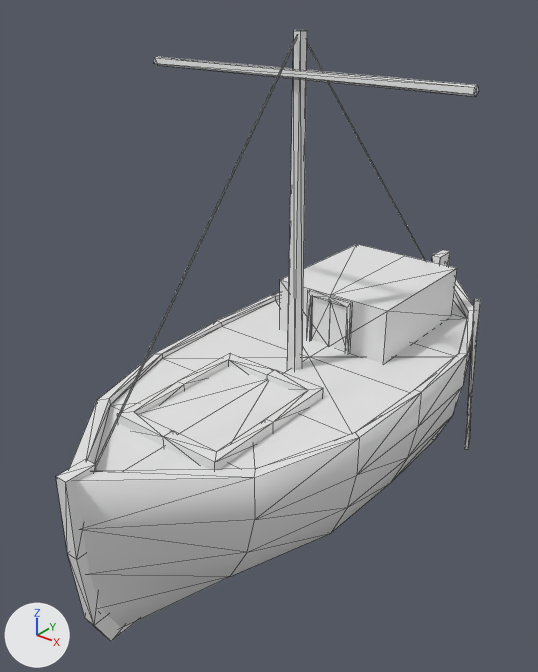
What one commit did to the COLLADA model binaries/data/mods/public/art/meshes/structural/celt_merchant.dae.
The view is the same before and after, from a 50 mm camera at (0.378, -0.53, 0.425) aimed at (-0.016, -0.037, 0.12). Lighting does not change. The marker at lower left points along +X, +Y and +Z. Mesh edges are drawn as thin lines. Materials are left out; every surface is plain grey.

The first picture shows 'celt_merchant'.
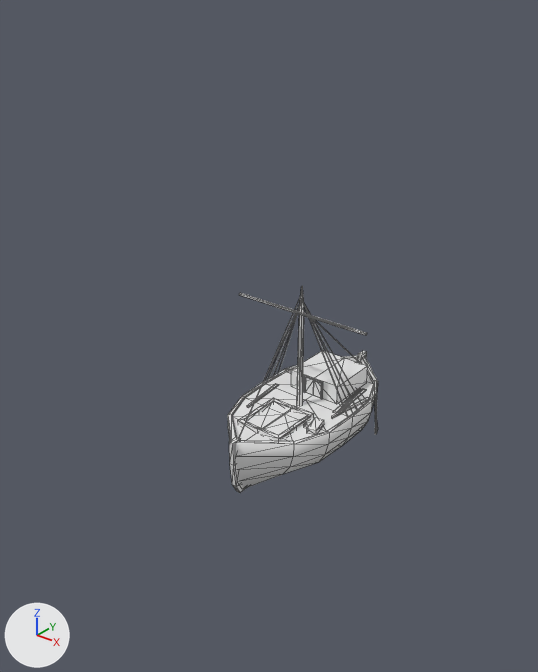
What differs and where, as boxes (x1, y1, x2, y2) in the pictures (538 x 672 px; the box of a moved part takes in the faces that stretch with it):
'celt_merchant', reshaped, moved, turned, rescaled: before (56, 30, 481, 642); after (228, 286, 378, 493)
part 1 of me_celt_merchantmesh, added: after (239, 293, 367, 335)
part 2 of me_celt_merchantmesh, moved or reshaped: before (69, 261, 474, 628); after (228, 355, 378, 489)
part 3 of me_celt_merchantmesh, moved or reshaped: before (117, 353, 323, 470); after (238, 398, 314, 441)
part 4 of me_celt_merchantmesh, moved or reshaped: before (307, 290, 353, 353); after (304, 375, 323, 399)
part 5 of me_celt_merchantmesh, moved or reshaped: before (311, 297, 347, 351); after (306, 378, 321, 398)
part 6 of me_celt_merchantmesh, moved or reshaped: before (56, 250, 450, 642); after (229, 351, 367, 493)
part 7 of me_celt_merchantmesh, deleted: before (95, 30, 481, 466)
part 8 of me_celt_merchantmesh, added: after (239, 286, 378, 438)

What changed in the scene script:
```text
Change me_celt_merchantmesh:
    used by ob_celt_merchant; location = (0.0, 0.002, -0.009); rotation_euler = (-1.571, 0.0, -1.571), in degrees (-90, 0, -90); scale = (1.13, 1.13, 0.872)
    remove me_celt_merchantmesh.from_pydata(...)  # 256 vertices, 387 faces; spans x -0.259..0.259, y -0.35..0.046, z -0.179..0.179
    add me_celt_merchantmesh.from_pydata(...)  # 388 vertices, 543 faces; spans x -0.073..0.073, y -0.112..0.112, z -0.013..0.165
    me_celt_merchantmesh part 1: a new loose piece, a 5-sided cylinder along x spanning x -0.0733..0.0733, y -0.0136..-0.0108, z 0.1381..0.1407
    me_celt_merchantmesh part 2: the loose piece of 101 vertices spanning x -0.252..0.253, y -0.102..0.042, z -0.141..0.141 is multiplied about its middle by the matrix ((0.0, 0.0, 0.394), (-0.433, 0.0, 0.0), (0.0, -0.394, 0.0)), then moved by (-0.001, 0.03, 0.017)
    me_celt_merchantmesh part 3: the loose piece of 32 vertices spanning x 0.046..0.173, y -0.092..-0.079, z -0.063..0.063 is multiplied about its middle by the matrix ((0.0, 0.0, 0.394), (-0.433, 0.0, 0.0), (0.0, -0.394, 0.0)), then moved by (-0.109, 0.039, 0.039)
    me_celt_merchantmesh part 4: the loose piece of 20 vertices spanning x -0.034..-0.031, y -0.132..-0.082, z -0.029..0.029 is multiplied about its middle by the matrix ((0.0, 0.0, 0.394), (-0.394, 0.0, 0.0), (0.0, -0.394, 0.0)), then moved by (0.032, 0.122, 0.048)
    me_celt_merchantmesh part 5: the loose piece of 6 vertices spanning x -0.033, y -0.128..-0.082, z -0.026..0.026 is multiplied about its middle by the matrix ((0.0, 0.0, 0.394), (-0.394, 0.0, 0.0), (0.0, -0.394, 0.0)), then moved by (0.033, 0.12, 0.047)
    me_celt_merchantmesh part 6: the loose piece of 32 vertices spanning x -0.259..0.259, y -0.112..0.046, z -0.006..0.006 is multiplied about its middle by the matrix ((0.0, 0.0, 0.394), (-0.433, 0.0, 0.0), (0.0, -0.394, 0.0)), then moved by (0.0, 0.033, 0.018)
    me_celt_merchantmesh part 7: 7 loose pieces with 65 vertices, spanning x -0.238..0.238, y -0.35..0.04, z -0.179..0.179, are deleted
    me_celt_merchantmesh part 8: 185 vertices added at x -0.054..0.054, y -0.104..0.103, z -0.01..0.165
Change ob_celt_merchant:
    ob_celt_merchant.rotation_euler: (-1.571, 0.0, -1.571) -> (0.0, 0.0, 0.0)  # degrees (-90, 0, -90) -> degrees (0, 0, 0)
    ob_celt_merchant.scale: (1.13, 1.13, 0.872) -> (1.0, 1.0, 1.0)
    ob_celt_merchant.location: (0.0, 0.002, -0.009) -> (0.0, 0.0, 0.0)
```
